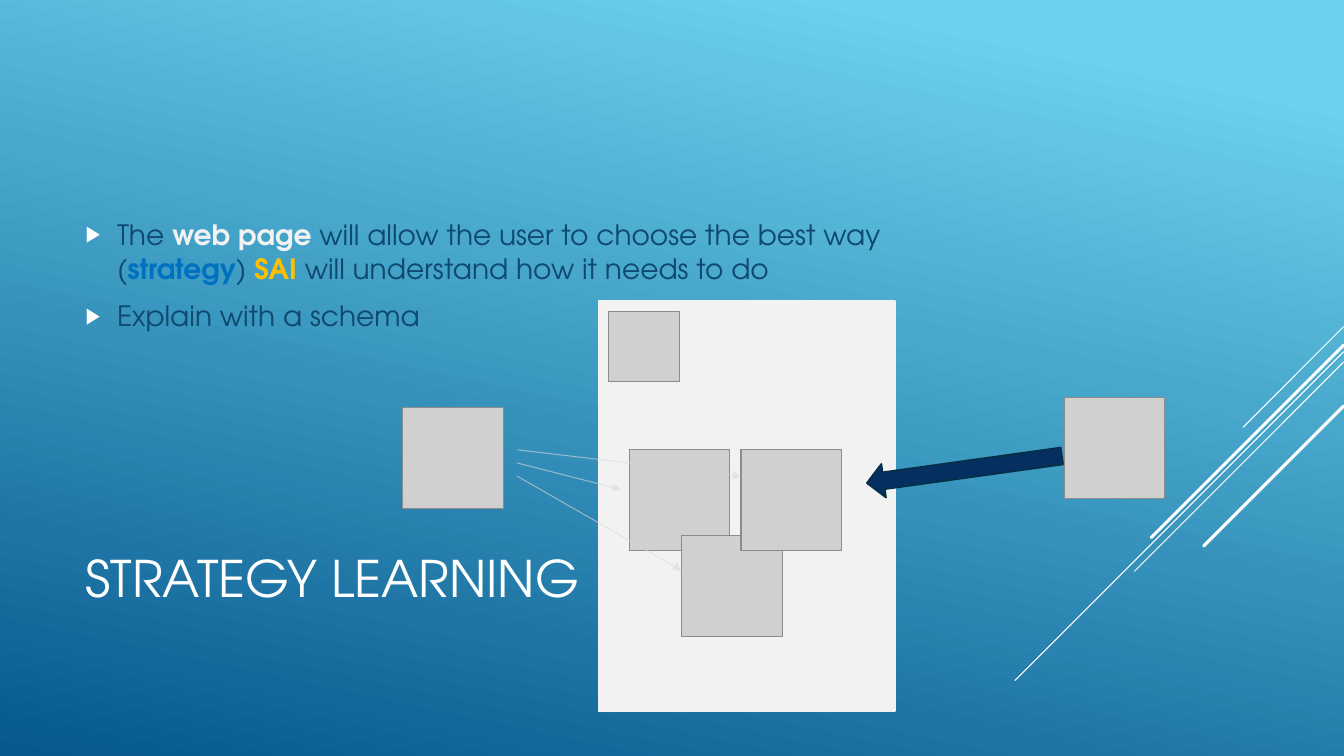
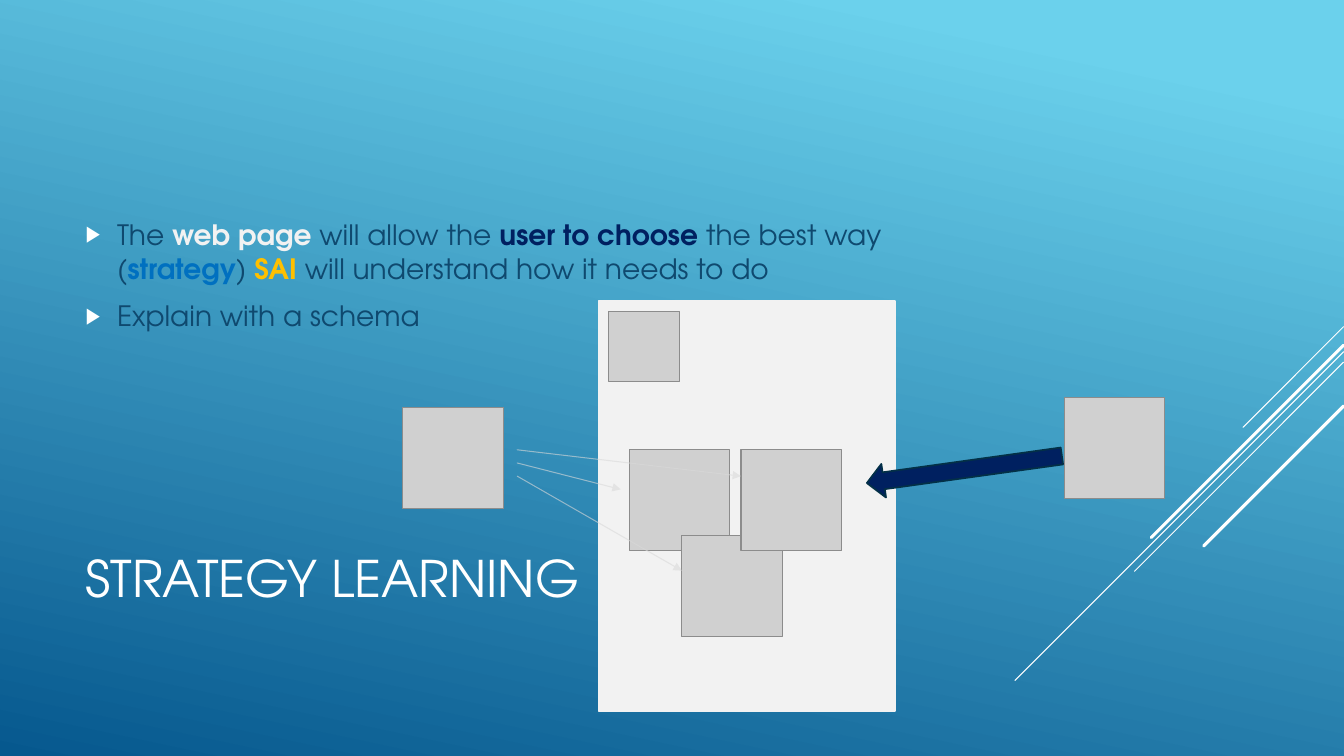
Before and after one commit to jnguyen1192/SIA, a slide deck: slide 17 of SAI_presentation.pptx. Drawn at 1344x756 pixels with LibreOffice and Linux fonts; fonts in the diff are those of the drawing; grey boxes stand for pictures. Boxes give left, top, right and bottom in pixels: in the first picture for what was removed or moved away, otherwise in the second. Text is boxed around its words. In the diff, an @@ line names an element or a change of style, - is before the commit and + after.

Commit message:
#12 Choice colors on strategy learning updated on solutions slides

```diff
--- a/SAI_presentation.pptx
+++ b/SAI_presentation.pptx
@@ text at (117, 224, 881, 285): text colour #0F496F to #002060, bold on in "user to choose" @@
@@ right arrow at (865, 439, 1064, 500): fill #052F61 to #002060 @@
```
